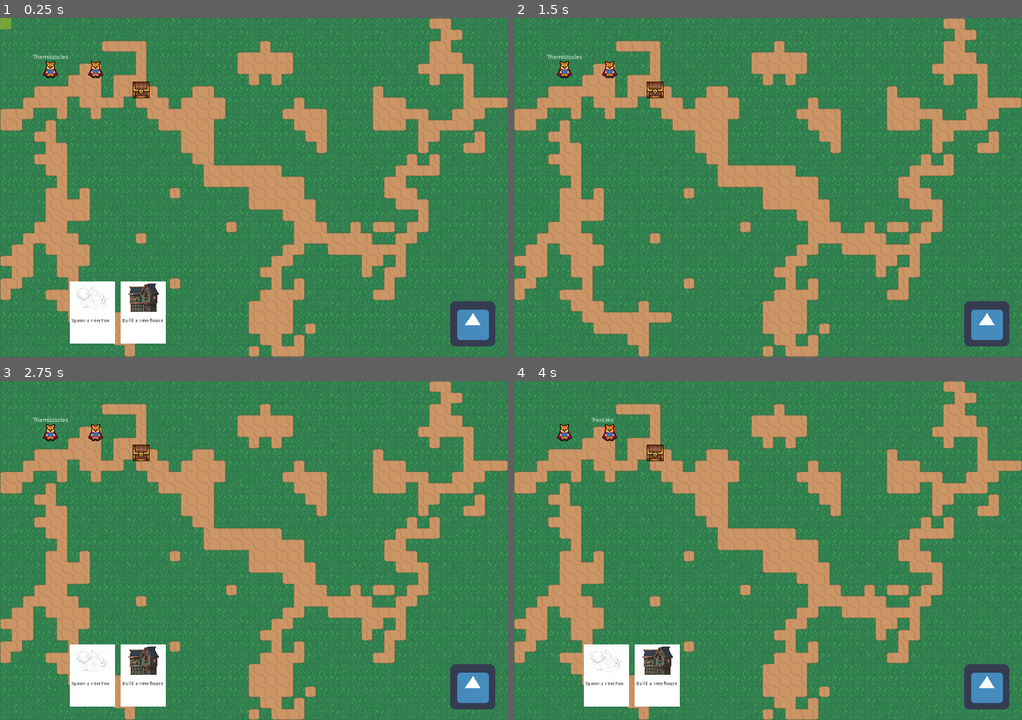
Above: before the commit, frames 1-4 (two rows, left to right).
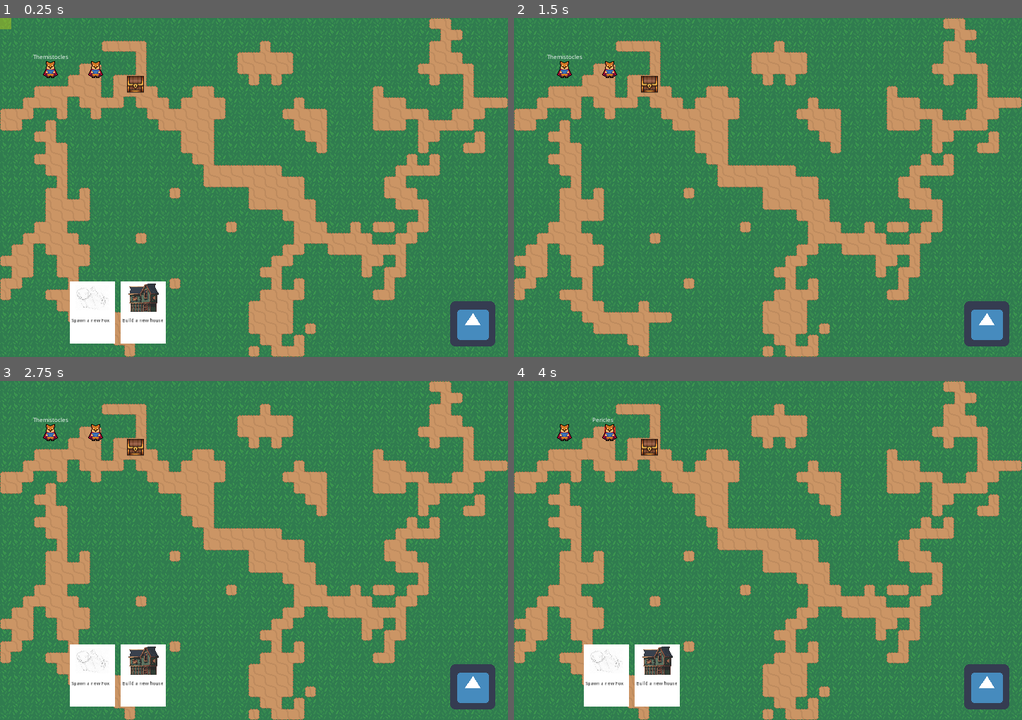
Above: after the commit, the same moments.

Repository: Multi-User-Domain/SimPolis
Game: Godot game, scene res://Main.tscn
Two runs of this game, one before a commit and one after it. Both use one fixed random seed, a clock stepped at 60 frames per second and the inputs below. The engine's default icon, where the game draws it, is replaced by a stand-in: a white triangle on a blue panel in a dark square.
Inputs (mouse positions are in pixels of both pictures, inside the frame that each line leads up to):
- Up to frame 1 (0.25 s): no input
- Up to frame 2 (1.5 s): click (986, 323) at 0.5 s; click (986, 323) at 1.25 s
- Up to frame 3 (2.75 s): click (472, 686) at 2 s
- Up to frame 4 (4 s): tap Enter at 2.75 s; move the mouse to (564, 435) at 2.77 s; click (564, 435) at 2.92 s; tap Space at 3.5 s; move the mouse to (610, 435) at 3.52 s; click (610, 435) at 3.67 s

The runs differ from the first frame. In frame 1, 0.2% of the frame differs, in the area x 25-30%, y 17-24%; in frame 2, 0.2%; in frame 3, 0.2%; in frame 4, 0.2%.

Commit message:
remove cell_centre logic

Diff:
--- a/Grid.gd
+++ b/Grid.gd
@@ -33,7 +33,7 @@
 	empty_cell(node_cell)
 	place_in_cell(node, cell_target, false)
 
-	return map_to_cell_centre(cell_target)
+	return map_to_world(cell_target)
 
 func empty_cell(cell: Vector2):
 	if(!cell_within_bounds(cell)):
@@ -67,7 +67,7 @@
 
 	# set the node's physical position on screen
 	if set_physical_position:
-		node.set_position(map_to_cell_centre(cell))
+		node.set_position(map_to_world(cell))
 
 	return true # indicate success
 
@@ -84,12 +84,6 @@
 
 func can_move_to_cell(target_cell: Vector2):
 	return cell_within_bounds(target_cell) and get_node_in_cell(target_cell) == null
-
-func world_to_cell_centre(vector_target: Vector2):
-	return map_to_cell_centre(world_to_map(vector_target))
-
-func map_to_cell_centre(cell_target: Vector2):
-	return map_to_world(cell_target) + half_cell_size
 
 # will attempt to find an adjacent cell which is empty for movement
 # will return the cell co-ordinates or null
--- a/characters/Player/Player.gd
+++ b/characters/Player/Player.gd
@@ -35,6 +35,10 @@
 			else:
 				animation_player.play("IdleLeft")
 
+func set_position(position: Vector2):
+	position += game.grid.half_cell_size
+	.set_position(position)
+
 func set_target_coords(coords: Vector2, callback=null):
 	_target_coords = coords
 
